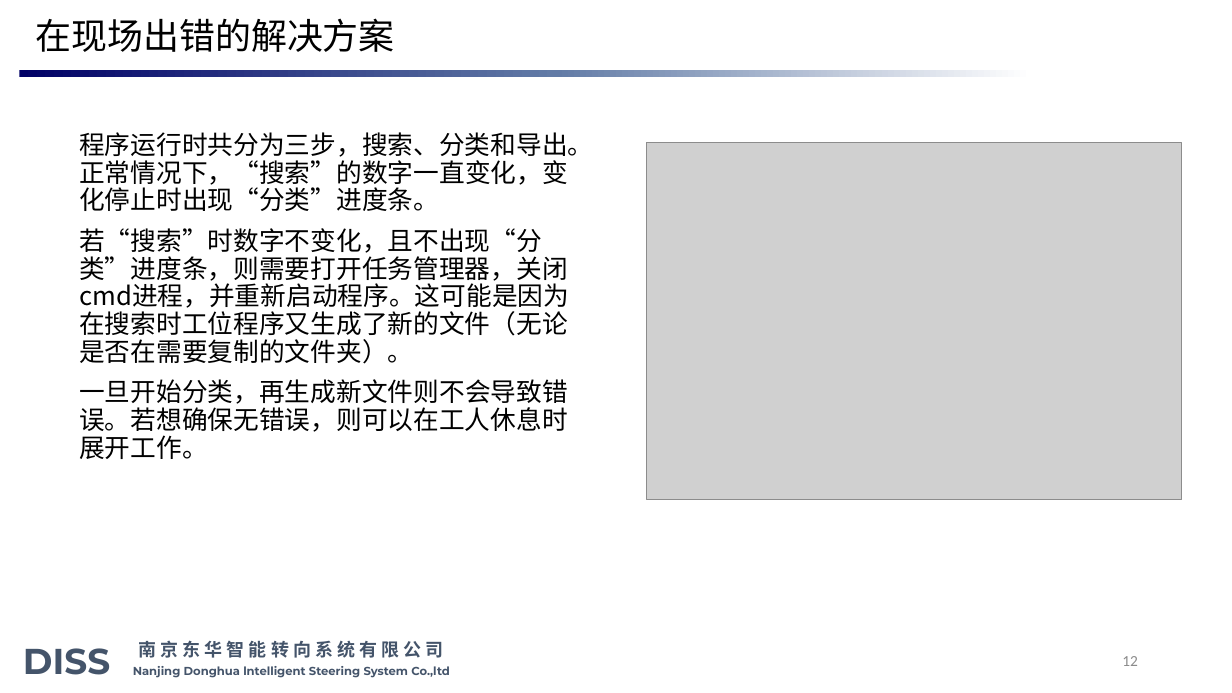
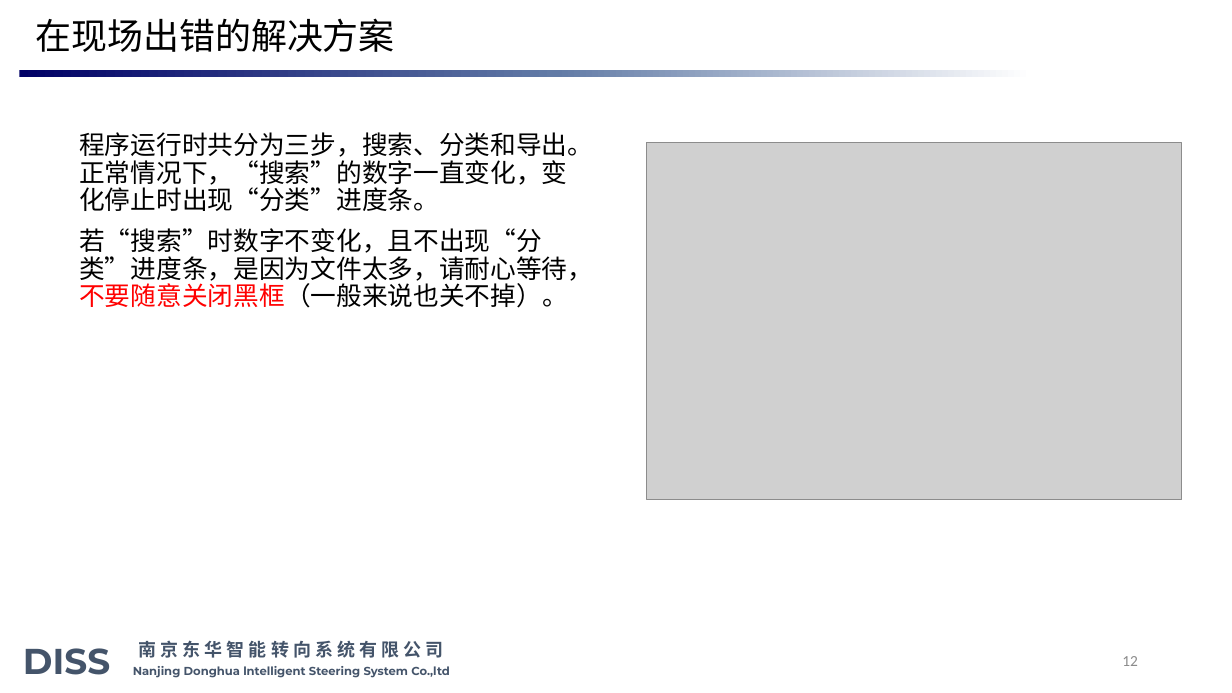
Before and after one commit to bluequilt/DISS_extract_files, a slide deck: slide 12 of 提取数据说明.pptx. Drawn at 1232x693 pixels with LibreOffice and Linux fonts; fonts in the diff are those of the drawing; grey boxes stand for pictures; background and template pictures are left out. Boxes give left, top, right and bottom in pixels: in the first picture for what was removed or moved away, otherwise in the second. Text is boxed around its words. In the diff, an @@ line names an element or a change of style, - is before the commit and + after.

```diff
--- a/提取数据说明.pptx
+++ b/提取数据说明.pptx
@@ text at <box>79,228,593,308</box>: text changed @@
-若“搜索”时数字不变化，且不出现“分类”进度条，则需要打开任务管理器，关闭cmd进程，并重新启动程序。这可能是因为在搜索时工位程序又生成了新的文件（无论是否在需要复制的文件夹）。
-一旦开始分类，再生成新文件则不会导致错误。若想确保无错误，则可以在工人休息时展开工作。
+若“搜索”时数字不变化，且不出现“分类”进度条，是因为文件太多，请耐心等待，不要随意关闭黑框（一般来说也关不掉）。
```
Also in this commit, not shown: 2 other slides changed, 1 other file.
